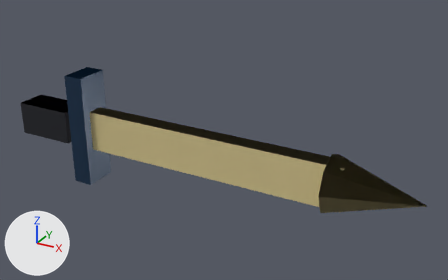
The glTF model public/assets/weapons/heroes/kunkka.glb: old version first, new version second.
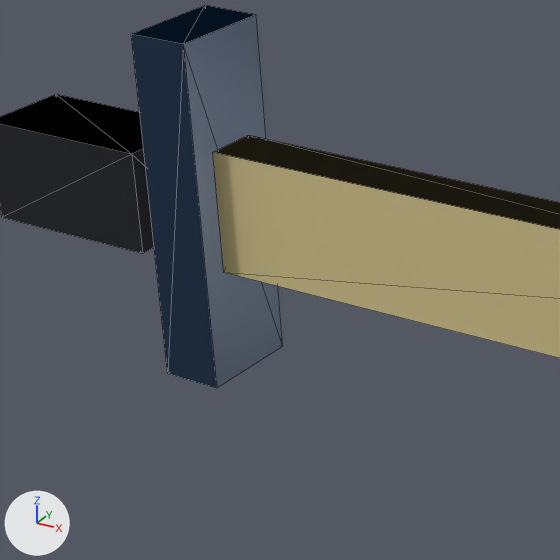
There are two pictures of each version: one whole from a 50 mm lens placed at (1.363, -1.335, 0.722), pointed at (0.596, 0.06, 0.024), one close up on the part from 5% to 44% of the width and 23% to 85% of the height. Every picture has the same lights, and +X, +Y and +Z are marked at lower left. The first two pictures are the older version. The close-ups show mesh edges as thin lines.

The first close-up shows 'kunkka-blade', 'kunkka-grip', 'kunkka-guard'.
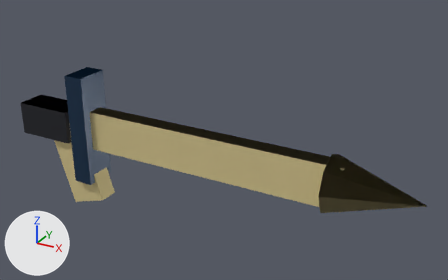
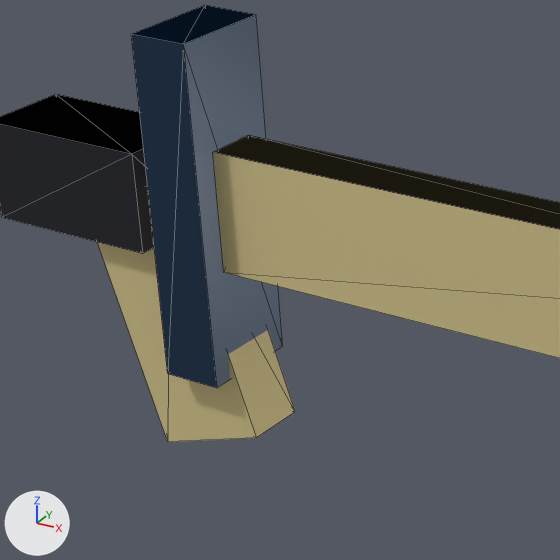
Boxes (x1, y1, x2, y2) around the edits, measured in the close-ups (560 x 560 px):
```json
{"object": "kunkka-knuckle", "change": "added", "after": [97, 187, 295, 442], "on screen": "beige"}
```

Edits to the scene script, one JSON object a line:
```json
{"op": "add", "block": "me_kunkka_cutlass_knuckle", "code": ["me_kunkka_cutlass_knuckle = bpy.data.meshes.new('kunkka-cutlass-knuckle')", "me_kunkka_cutlass_knuckle.from_pydata([(0.216, 0.03, -0.226), (0.139, 0.03, 0.022), (0.139, -0.03, 0.022), (0.216, -0.03, -0.226), (0.024, 0.03, -0.014), (0.101, 0.03, -0.262), (0.101, -0.03, -0.262), (0.024, -0.03, -0.014)], [], [(0, 1, 2), (0, 2, 3), (4, 5, 6), (4, 6, 7), (4, 1, 2), (4, 2, 7), (5, 6, 3), (5, 3, 0), (6, 3, 2), (6, 2, 7), (0, 5, 4), (0, 4, 1)])", "me_kunkka_cutlass_knuckle.materials.append(mat_secondary)  # beige #e8d8a0"]}
{"op": "add", "block": "ob_kunkka_knuckle", "code": ["ob_kunkka_knuckle = bpy.data.objects.new('kunkka-knuckle', me_kunkka_cutlass_knuckle)", "ob_kunkka_knuckle.location = (0.0, 0.0, 0.0)"]}
```
